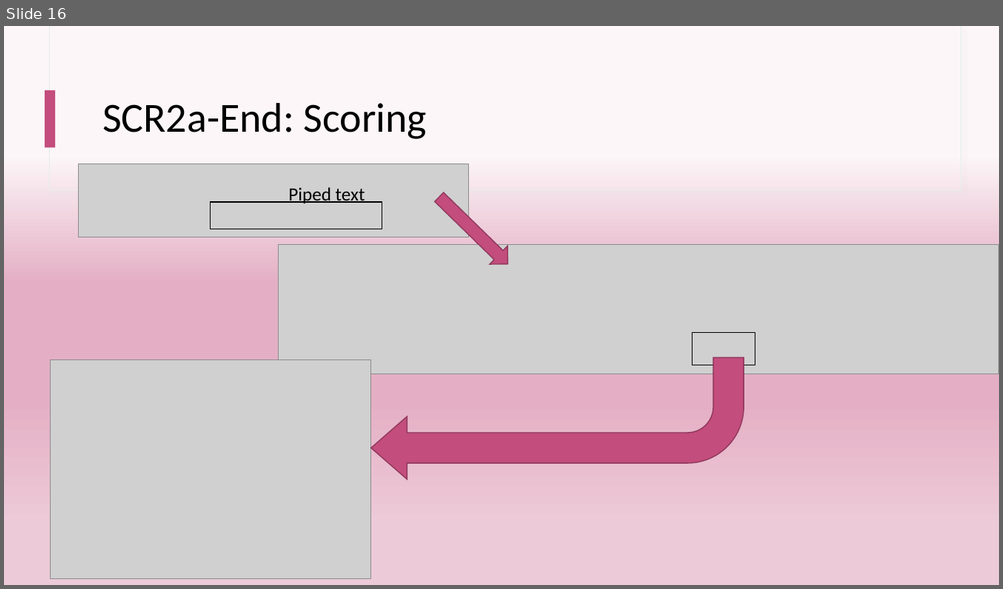
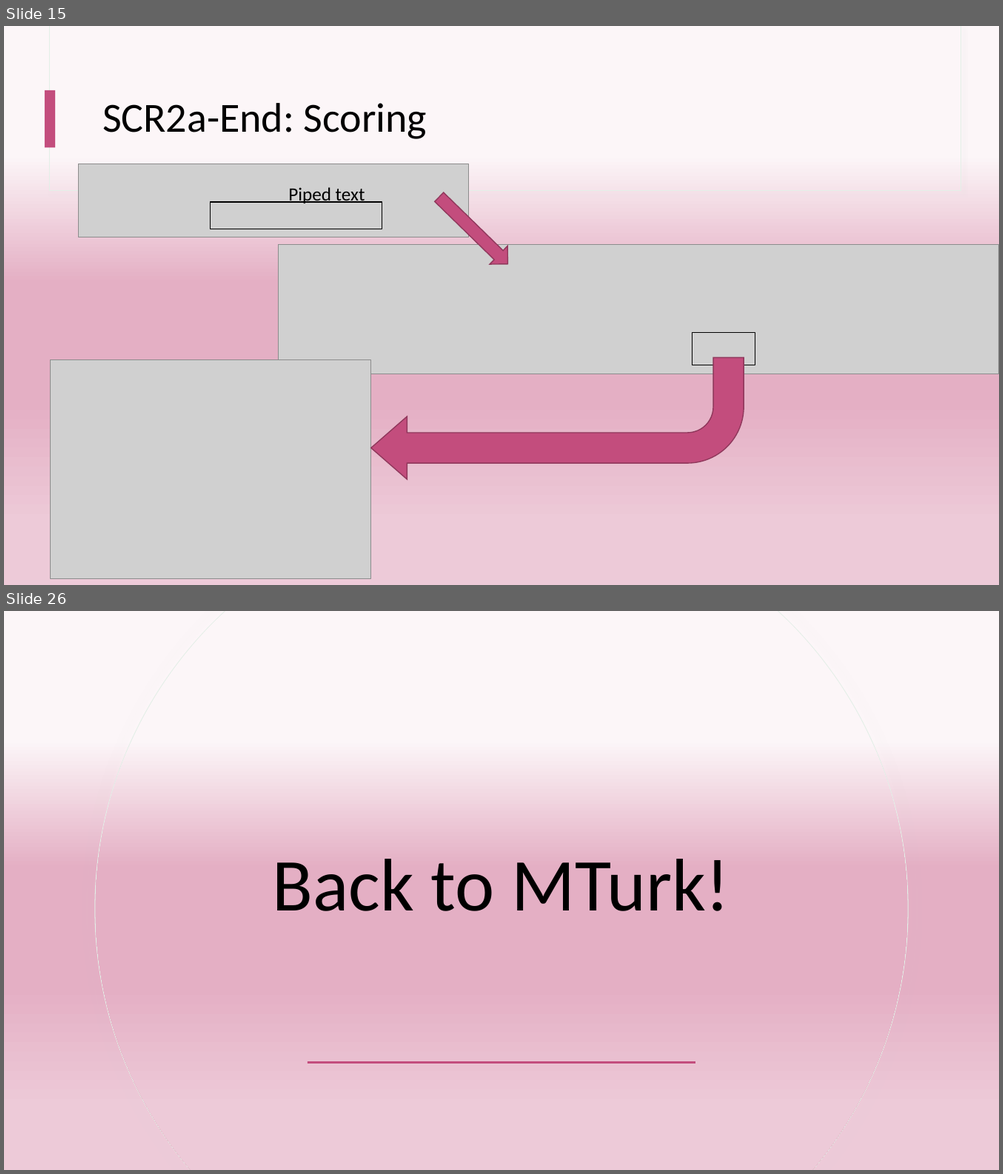
Before and after one commit to kayaulai/qualtrics-experiment-tutorial, a slide deck: slides.pptx. Shown one above the other, each under a label of ours: slide 16 before the commit, slides 15 and 26 after it; the slides between them are not shown. The pictures are 1003x589 and 1003x1174 pixels, drawn with LibreOffice and Linux fonts; fonts in the diff are those of the drawing; grey boxes stand for pictures. Boxes give left, top, right and bottom in pixels: in the first picture for what was removed or moved away, otherwise in the second. Text is boxed around its words. In the diff, an @@ line names an element or a change of style, - is before the commit and + after.

```diff
--- a/slides.pptx
+++ b/slides.pptx
@@ slide 26 added at box(4, 611, 999, 1170), background gradient #FCF6F8 to #E4AFC4 to #EDCAD8; not listed: 3 template elements that a slide beside it also shows @@
@@ rectangle added at box(4, 611, 999, 1170), fill gradient #FCF6F8 to #E4AFC4 to #EDCAD8 @@
@@ freeform shape added at box(95, 611, 908, 1170), fill gradient #FCF6F8 to #E4AFC4 to #EDCAD8, outline #E3EFE7 0.75 pt @@
@@ freeform shape added at box(96, 611, 908, 1170), fill gradient #FCF6F8 to #E4AFC4 to #EDCAD8 @@
@@ rectangle added at box(51, 662, 109, 674), fill #C34D7D @@
@@ title added at box(273, 859, 729, 911), 72 pt, text #000000 @@
+Back to MTurk!
@@ rectangle added at box(51, 978, 951, 980), fill #B9D8C4 @@
@@ rectangle added at box(307, 1062, 696, 1064), fill #C34D7D @@
@@ what was slide 16 is now slide 15 @@
```
Also in this commit, not shown: 12 other slides added, 1 slide removed.
